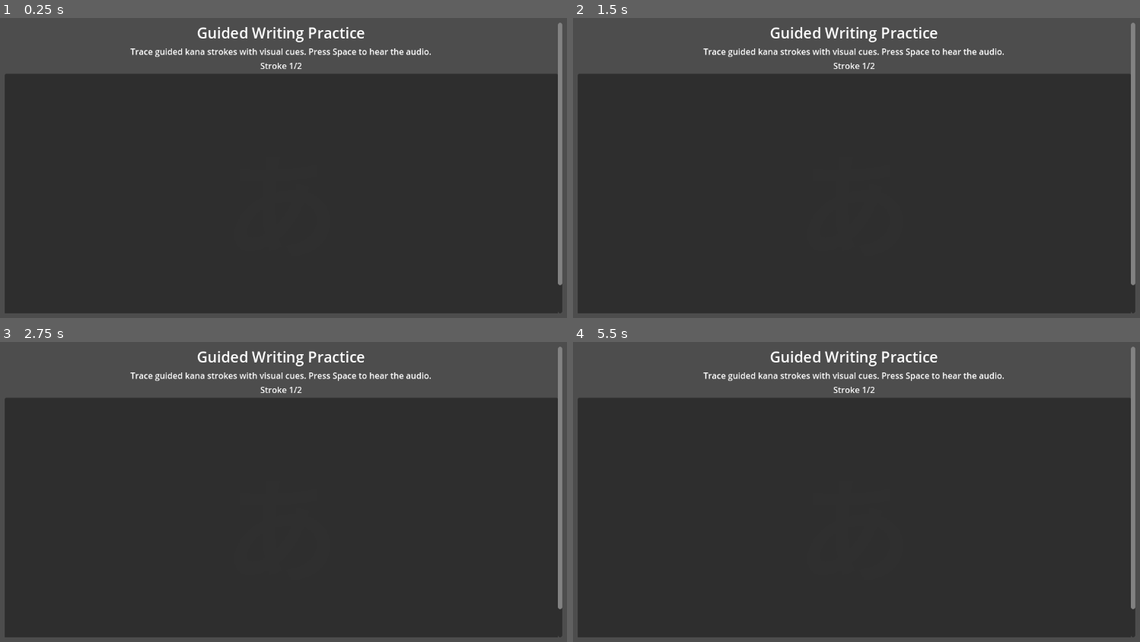
Above: before the commit, frames 1-4 (two rows, left to right).
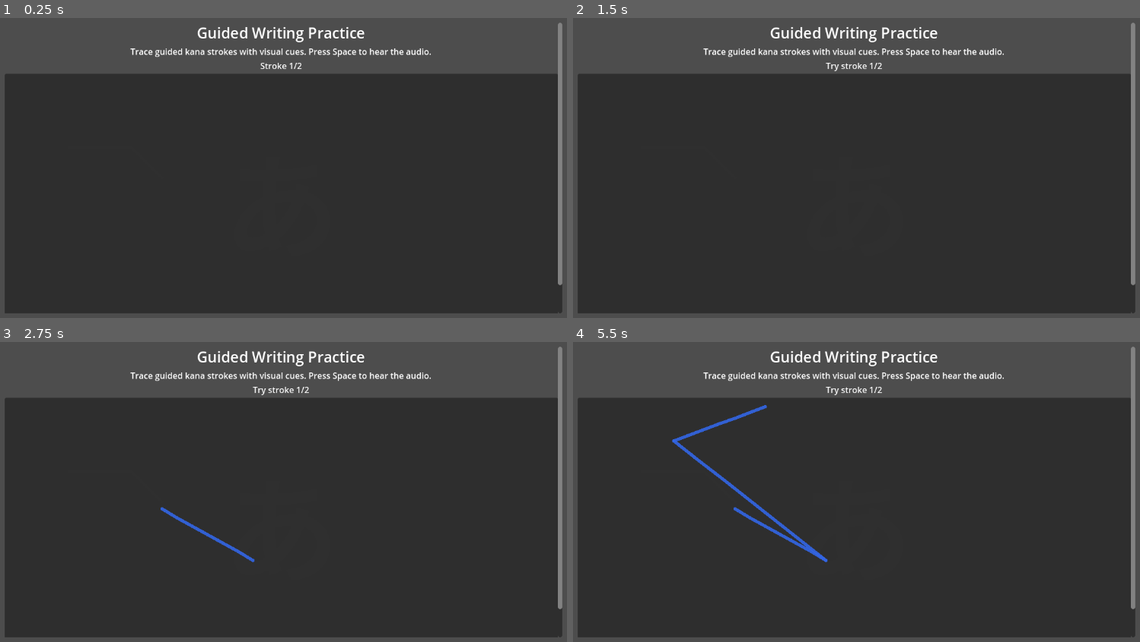
Above: after the commit, the same moments.

Repository: Salty-Scorpon/KanaLoop
Game: Godot game, scene res://KanaLoop/guided_writing.tscn
Two runs of this game, one before a commit and one after it. Both use one fixed random seed, a clock stepped at 60 frames per second and the inputs below. This scene is started directly instead of the project's main scene.
Inputs (mouse positions are in pixels of both pictures, inside the frame that each line leads up to):
- Up to frame 1 (0.25 s): no input
- Up to frame 2 (1.5 s): tap Space at 0.5, 0.77 s; move the mouse to (992, 150) at 0.52 s; click (992, 150) at 0.67 s; click "Back to Main Menu" at 1.25 s
- Up to frame 3 (2.75 s): tap Space at 2 s; drag from (164, 510) to (255, 561) at 2.02 s
- Up to frame 4 (5.5 s): tap Space at 2.75, 3.5, 4.25, 4.52, 5 s; move the mouse to (918, 417) at 2.77 s; click (918, 417) at 2.92 s; drag from (828, 561) to (675, 441) at 3.52 s; move the mouse to (1037, 543) at 4.27 s; click (1037, 543) at 4.42 s; drag from (675, 441) to (765, 408) at 5.02 s

The runs differ from the first frame. In frame 2, 0.1% of the frame differs, in the area x 44-55%, y 14-18%; in frame 3, 0.3%; in frame 4, 0.9%, in the area x 17-55%, y 14-74%.
Error before the commit: Parse Error: Assigned value for constant "GUIDE_DEFINITIONS" isn't a constant expression. (res://KanaLoop/guided_writing.gd:21)

Commit message:
Fix guided writing node paths

Diff:
--- a/kana-loop/KanaLoop/guided_writing.gd
+++ b/kana-loop/KanaLoop/guided_writing.gd
@@ -2,13 +2,13 @@
 
 signal back_requested
 
-@onready var back_button: Button = $MarginContainer/VBoxContainer/BackButton
-@onready var drawing_canvas: Control = $MarginContainer/VBoxContainer/DrawingArea/DrawingCanvas
-@onready var strokes_layer: Node2D = $MarginContainer/VBoxContainer/DrawingArea/DrawingCanvas/Strokes
-@onready var target_kana_label: Label = $MarginContainer/VBoxContainer/DrawingArea/DrawingCanvas/TargetContainer/TargetKana
-@onready var guide_lines_container: Node2D = $MarginContainer/VBoxContainer/DrawingArea/DrawingCanvas/GuideLines
-@onready var progress_label: Label = $MarginContainer/VBoxContainer/ProgressLabel
-@onready var completion_label: Label = $MarginContainer/VBoxContainer/CompletionLabel
+@onready var back_button: Button = $MarginContainer/ScrollContainer/VBoxContainer/BackButton
+@onready var drawing_canvas: Control = $MarginContainer/ScrollContainer/VBoxContainer/DrawingArea/DrawingCanvas
+@onready var strokes_layer: Node2D = $MarginContainer/ScrollContainer/VBoxContainer/DrawingArea/DrawingCanvas/Strokes
+@onready var target_kana_label: Label = $MarginContainer/ScrollContainer/VBoxContainer/DrawingArea/DrawingCanvas/TargetContainer/TargetKana
+@onready var guide_lines_container: Node2D = $MarginContainer/ScrollContainer/VBoxContainer/DrawingArea/DrawingCanvas/GuideLines
+@onready var progress_label: Label = $MarginContainer/ScrollContainer/VBoxContainer/ProgressLabel
+@onready var completion_label: Label = $MarginContainer/ScrollContainer/VBoxContainer/CompletionLabel
 
 var selected_kana: Array[String] = []
 var active_line: Line2D
@@ -20,12 +20,12 @@
 const GUIDE_TOLERANCE := 24.0
 const GUIDE_DEFINITIONS := {
 	"あ": [
-		PackedVector2Array([Vector2(120, 140), Vector2(240, 140), Vector2(300, 200)]),
-		PackedVector2Array([Vector2(300, 200), Vector2(240, 280), Vector2(140, 280)]),
+		[Vector2(120, 140), Vector2(240, 140), Vector2(300, 200)],
+		[Vector2(300, 200), Vector2(240, 280), Vector2(140, 280)],
 	],
 	"default": [
-		PackedVector2Array([Vector2(120, 140), Vector2(240, 140), Vector2(300, 200)]),
-		PackedVector2Array([Vector2(300, 200), Vector2(240, 280), Vector2(140, 280)]),
+		[Vector2(120, 140), Vector2(240, 140), Vector2(300, 200)],
+		[Vector2(300, 200), Vector2(240, 280), Vector2(140, 280)],
 	],
 }
 
@@ -50,7 +50,7 @@
 	var kana_key := "default"
 	if not selected_kana.is_empty():
 		kana_key = selected_kana[0]
-	guide_definition = GUIDE_DEFINITIONS.get(kana_key, GUIDE_DEFINITIONS["default"])
+	guide_definition = _build_guide_definition(GUIDE_DEFINITIONS.get(kana_key, GUIDE_DEFINITIONS["default"]))
 	current_stroke_index = 0
 	completion_label.visible = false
 	if guide_definition.is_empty():
@@ -59,6 +59,15 @@
 		progress_label.text = "Stroke 1/%d" % guide_definition.size()
 	_build_guides()
 	_update_guides_visibility()
+
+func _build_guide_definition(raw_definition: Array) -> Array[PackedVector2Array]:
+	var built: Array[PackedVector2Array] = []
+	for stroke in raw_definition:
+		var points := PackedVector2Array()
+		for point in stroke:
+			points.append(point)
+		built.append(points)
+	return built
 
 func _play_current_kana() -> void:
 	if selected_kana.is_empty():
